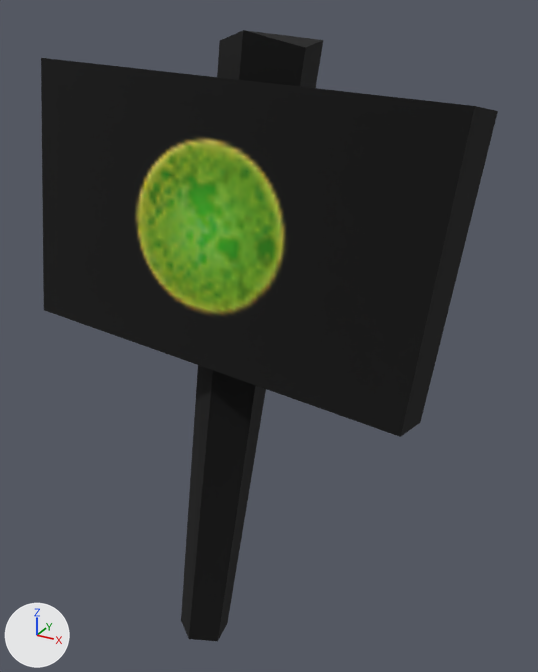
A saved change to the glTF model Project/area/stage/2 dino jungle/data/environment/object/model/egg/SignGreenDot.gltf.
Before and after are seen from a 50 mm camera at (1.42, -1.0, 2.42) aimed at (0.15, 1.29, 1.27). The lights are fixed; the arrows at lower left show +X, +Y and +Z.

In view in the first picture: 'SignGreenDotMesh'.
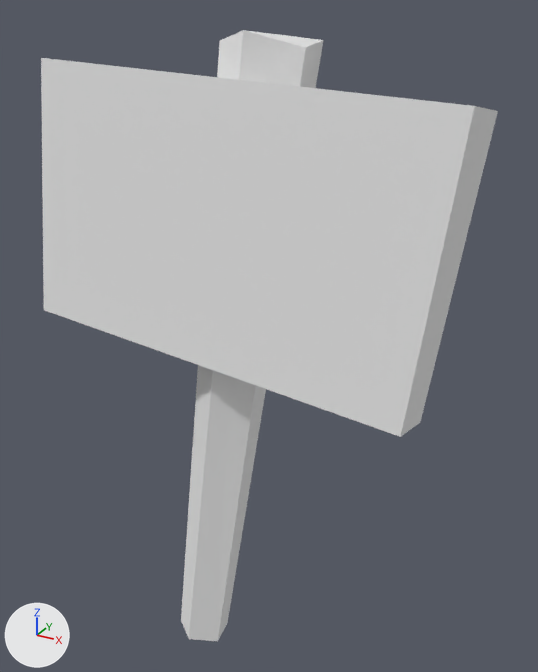
Changed parts and their boxes [x1, y1, x2, y2] in the pictures (538 x 672 px):
'SignGreenDotMesh', surface changed (black to grey)
    both: [41, 30, 498, 641]

Diff of the bpy script that builds the scene:
```diff
--- a/Project/area/stage/2 dino jungle/data/environment/object/model/egg/SignGreenDot.gltf.py
+++ b/Project/area/stage/2 dino jungle/data/environment/object/model/egg/SignGreenDot.gltf.py
@@ mat_egg_sign @@
 n2 = _N.new('ShaderNodeMix'); n2.name = 'Mix'
 n2.inputs[0].default_value = 1.0  # 'Factor'
+n2.inputs[7].default_value = (0.8, 0.8, 0.8, 1.0)  # 'B', white #e7e7e7
 n3 = _N.new('ShaderNodeVertexColor'); n3.name = 'Color Attribute'
-n4 = _N.new('ShaderNodeTexImage'); n4.name = 'Image Texture'
-n4.image = img_egg_ptero_detail
-n5 = _N.new('ShaderNodeUVMap'); n5.name = 'UV Map'
-n5.uv_map = 'UVMap.001'
 _L.new(n0.outputs[0], n1.inputs[0])  # 'BSDF' to 'Surface'
 _L.new(n2.outputs[2], n0.inputs[0])  # 'Result' to 'Base Color'
-_L.new(n3.outputs[0], n2.inputs[7])  # 'Color' to 'B'
-_L.new(n4.outputs[0], n2.inputs[6])  # 'Color' to 'A'
-_L.new(n5.outputs[0], n4.inputs[0])  # 'UV' to 'Vector'
+_L.new(n3.outputs[0], n2.inputs[6])  # 'Color' to 'A'
```
